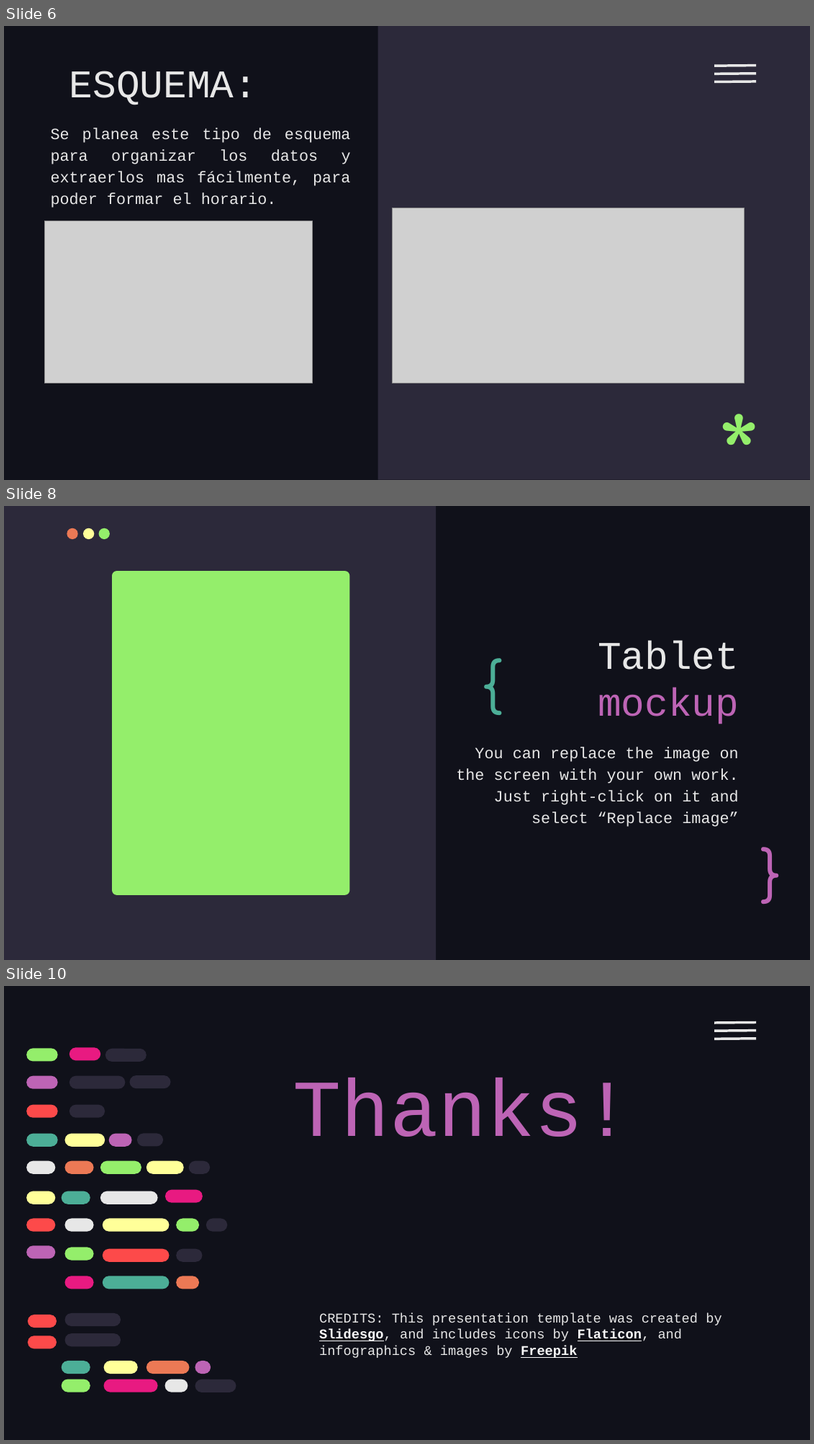
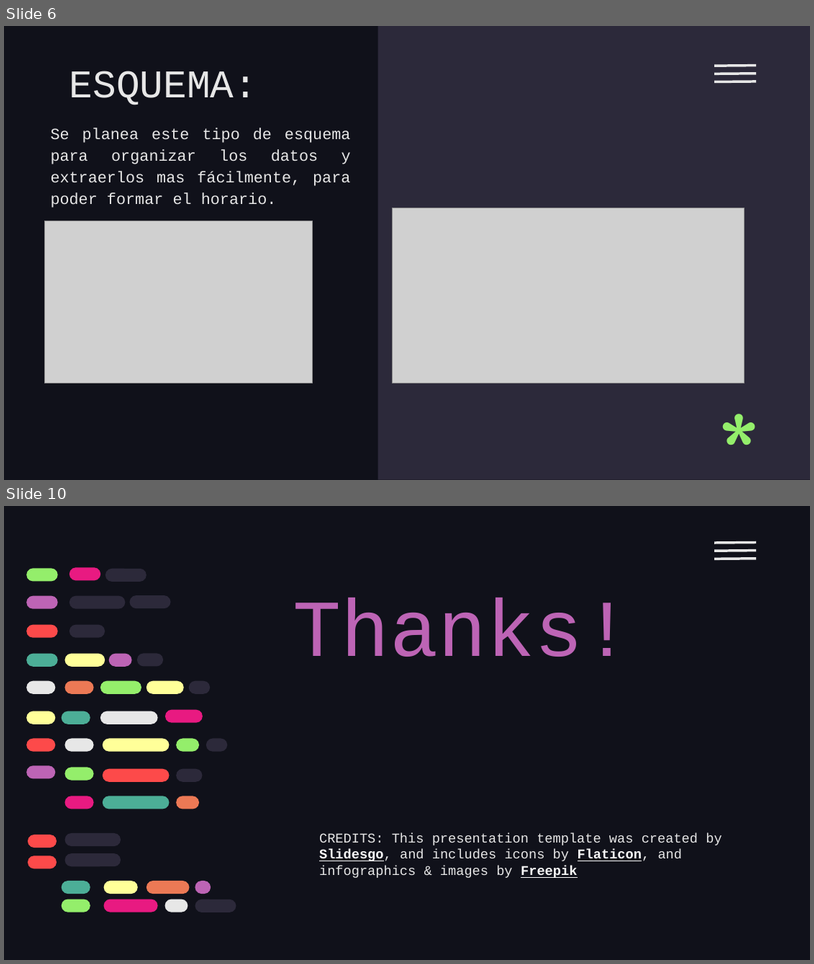
Before and after one commit to Jancarlos96/parcial-1, a slide deck: parcial 1.pptx. Shown one above the other, each under a label of ours: slides 6, 8 and 10 before the commit, slides 6 and 10 after it; the slides between them are not shown. The pictures are 814x1444 and 814x964 pixels, drawn with LibreOffice and Linux fonts; fonts in the diff are those of the drawing; grey boxes stand for pictures. Boxes give left, top, right and bottom in pixels: in the first picture for what was removed or moved away, otherwise in the second. Text is boxed around its words. In the diff, an @@ line names an element or a change of style, - is before the commit and + after.

```diff
--- a/parcial 1.pptx
+++ b/parcial 1.pptx
@@ slide 8 removed at (4,506,810,960), background #10111A @@
@@ rectangle removed at (4,506,436,959) @@
@@ ellipse removed at (67,528,78,539) @@
@@ ellipse removed at (83,528,94,539) @@
@@ ellipse removed at (98,528,110,539) @@
@@ freeform shape removed at (112,571,350,895) @@
@@ freeform shape removed at (119,580,342,875) @@
@@ text removed at (473,638,535,715) @@
-{
@@ title removed at (598,641,739,724) @@
-Tablet mockup
@@ subtitle removed at (456,747,739,826) @@
-You can replace the image on the screen with your own work. Just right-click on it and select “Replace image”
@@ text removed at (753,835,799,902) @@
-}
```
Also in this commit, not shown: 3 slides added, 2 other slides removed, 1 other file.
